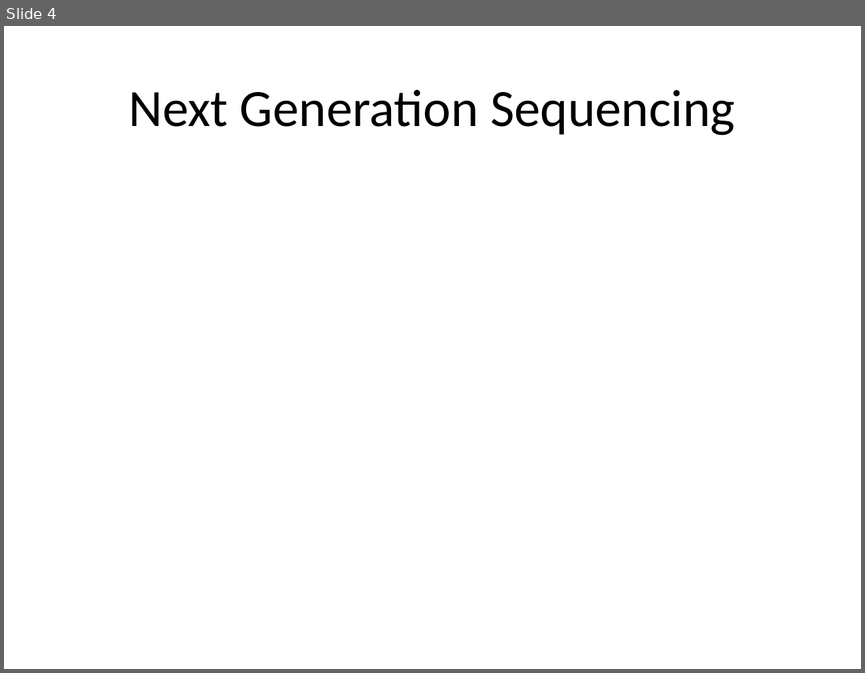
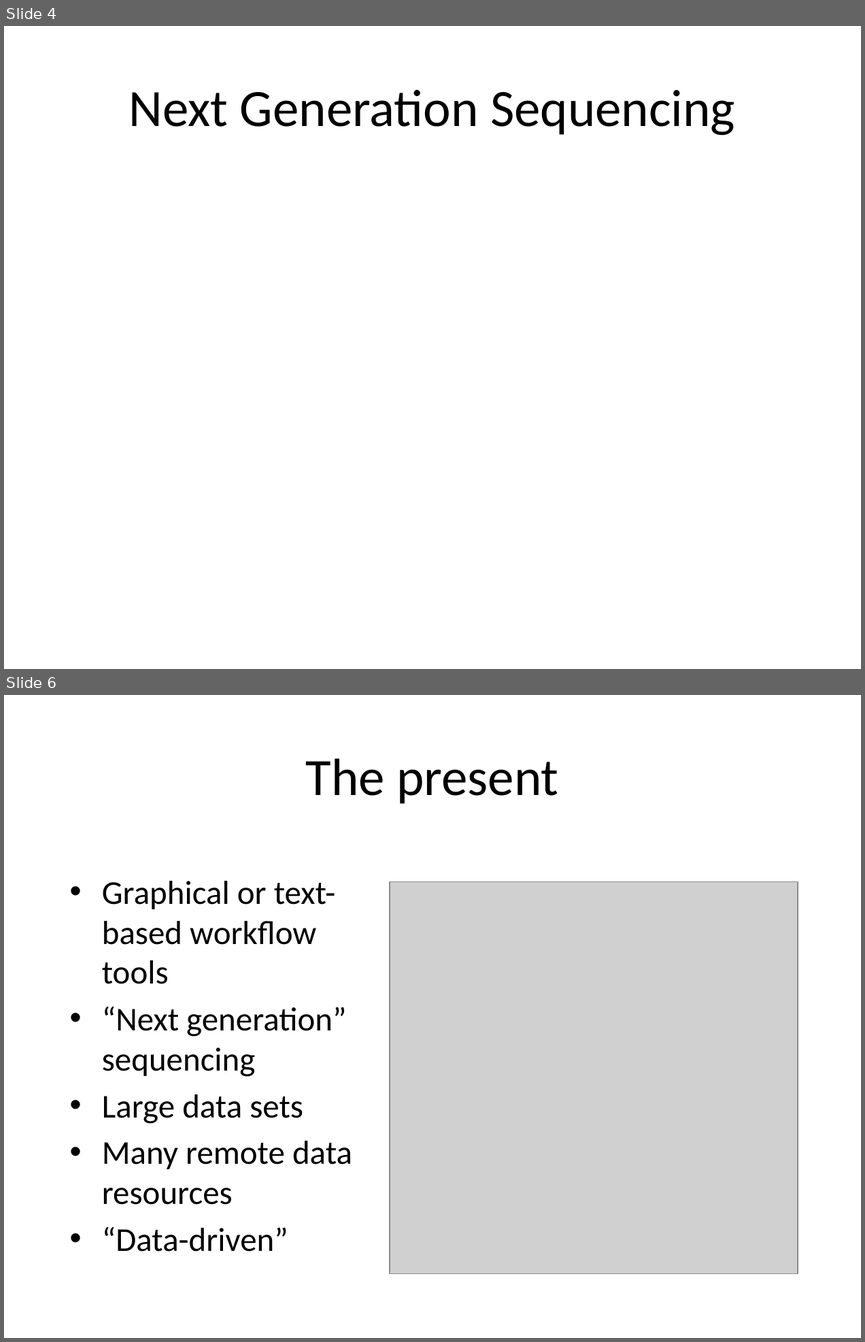
Before and after one commit to rvosa/ngs-workflows, a slide deck: doc/slides/day1/session1/NGSplatforms.pptx. Shown one above the other, each under a label of ours: slide 4 before the commit, slides 4 and 6 after it; the slides between them are not shown. The pictures are 865x673 and 865x1342 pixels, drawn with LibreOffice and Linux fonts; fonts in the diff are those of the drawing; grey boxes stand for pictures. Boxes give left, top, right and bottom in pixels: in the first picture for what was removed or moved away, otherwise in the second. Text is boxed around its words. In the diff, an @@ line names an element or a change of style, - is before the commit and + after.

```diff
--- a/doc/slides/day1/session1/NGSplatforms.pptx
+++ b/doc/slides/day1/session1/NGSplatforms.pptx
@@ slide 6 added at box(4, 695, 861, 1338), background #FFFFFF @@
@@ title added at box(306, 758, 558, 804), 44 pt, text #000000 @@
+The present
@@ text added at box(102, 881, 352, 1251), 28 pt, text #000000 @@
+• Graphical or text-based workflow tools
+• “Next generation” sequencing
+• Large data sets
+• Many remote data resources
+• “Data-driven”
@@ picture added at box(390, 882, 798, 1273) @@
```
Also in this commit, not shown: 7 slides changed, 6 other slides added, 2 slides removed.
